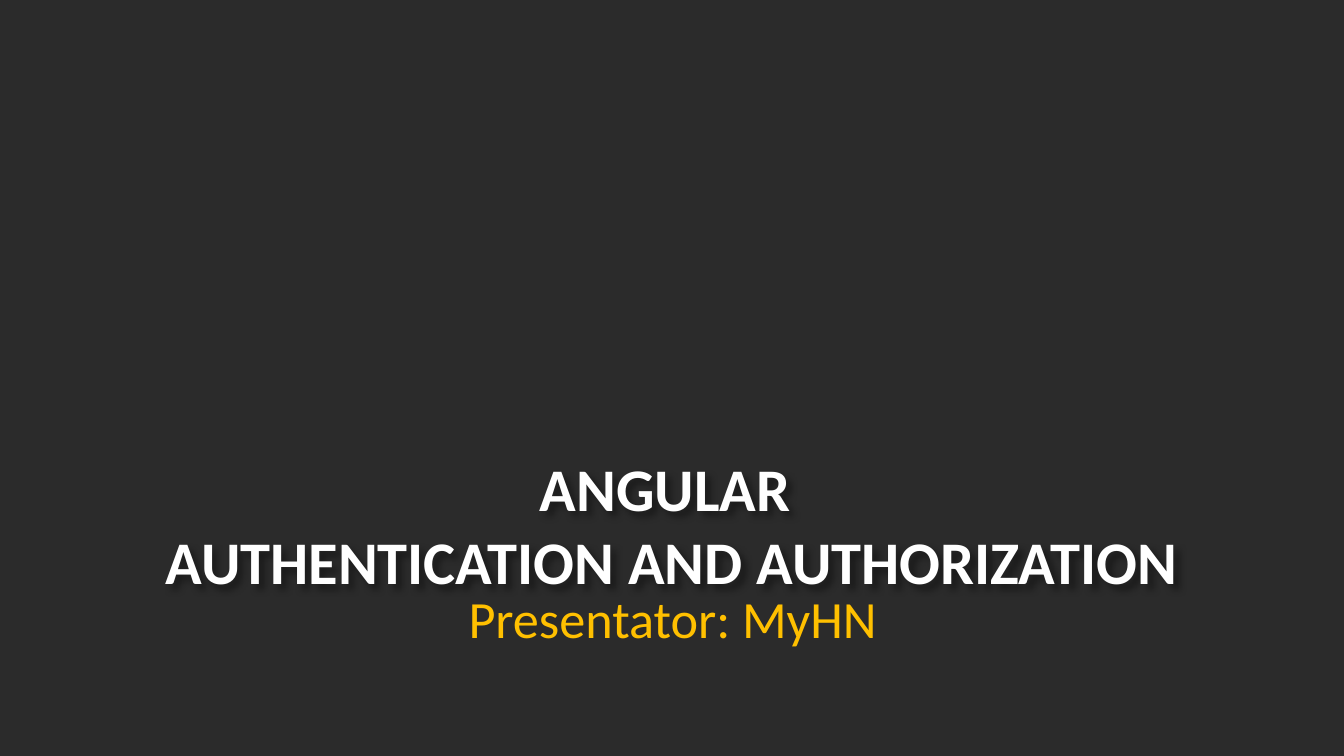
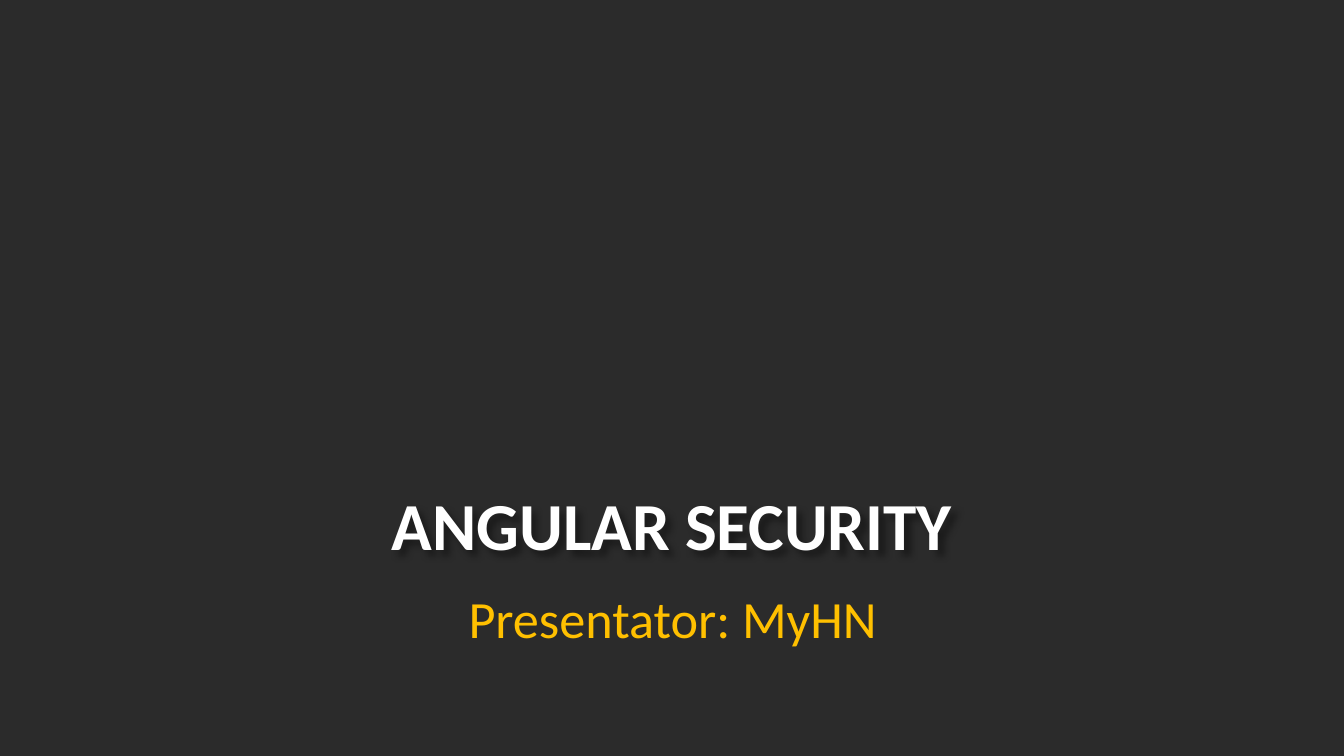
Before and after one commit to hoangmyit/Angular-NetCoreAuthenticationWithJWT, a slide deck: slide 1 of 1. Documents/AngularAuthenticationAndAuthorization.pptx. Drawn at 1344x756 pixels with LibreOffice and Linux fonts; fonts in the diff are those of the drawing; background and template pictures are left out; a plain dark background stands for a picture behind light text. Boxes give left, top, right and bottom in pixels: in the first picture for what was removed or moved away, otherwise in the second. Text is boxed around its words. In the diff, an @@ line names an element or a change of style, - is before the commit and + after.

```diff
--- a/1. Documents/AngularAuthenticationAndAuthorization.pptx
+++ b/1. Documents/AngularAuthenticationAndAuthorization.pptx
@@ title at box(392, 506, 952, 551): text changed; size 32.4 to 36 pt @@
-ANGULAR
-AUTHENTICATION AND AUTHORIZATION
+ANGULAR SECURITY
```
Also in this commit, not shown: 14 other slides changed, 7 slides added.
